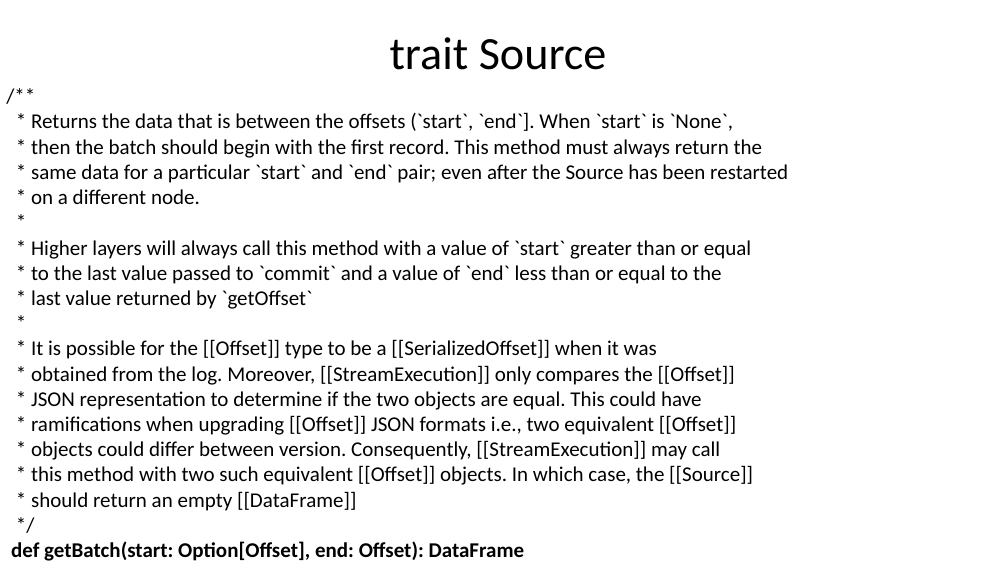
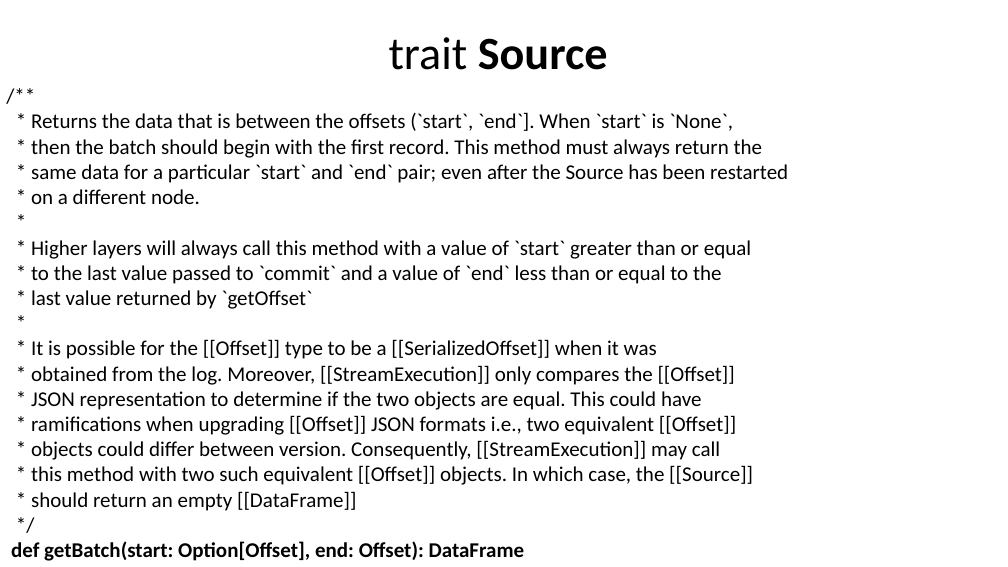
Before and after one commit to nkudinov/apache_spark_pptx, a slide deck: slide 11 of Spark_Custom_Stream_Sources.pptx (slide 10 before the commit). Drawn at 1008x567 pixels with LibreOffice and Linux fonts; fonts in the diff are those of the drawing. Boxes give left, top, right and bottom in pixels: in the first picture for what was removed or moved away, otherwise in the second. Text is boxed around its words. In the diff, an @@ line names an element or a change of style, - is before the commit and + after.

Commit message:
add custom stream source v1

```diff
--- a/Spark_Custom_Stream_Sources.pptx
+++ b/Spark_Custom_Stream_Sources.pptx
@@ title "trait Source" at (389, 37, 608, 70): bold on in "Source" @@
```
Also in this commit, not shown: 3 other slides changed, 3 slides added.
